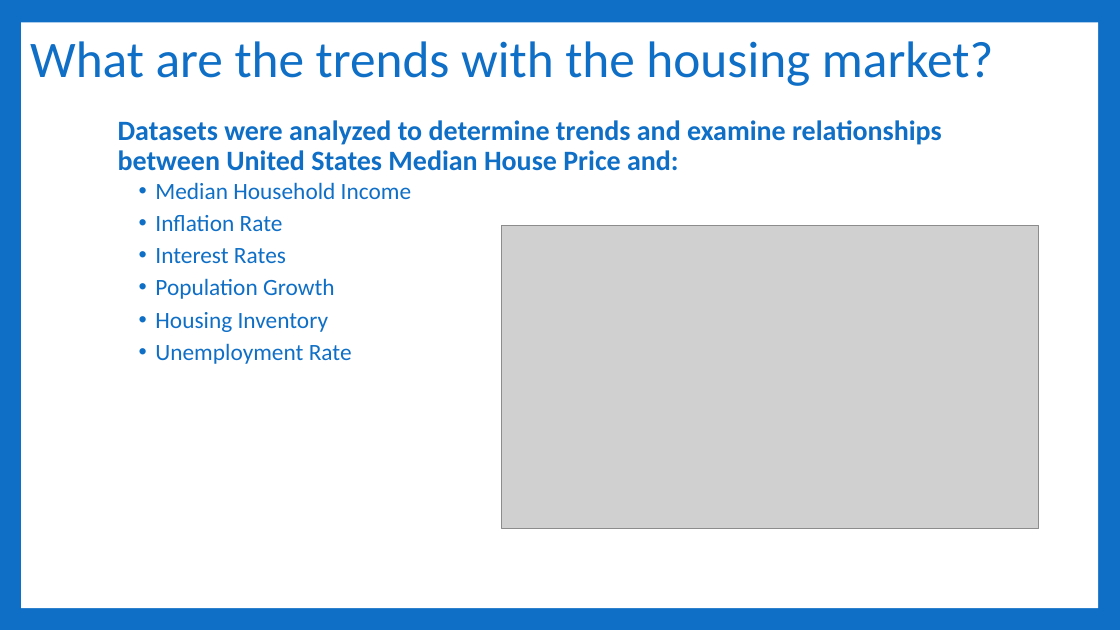
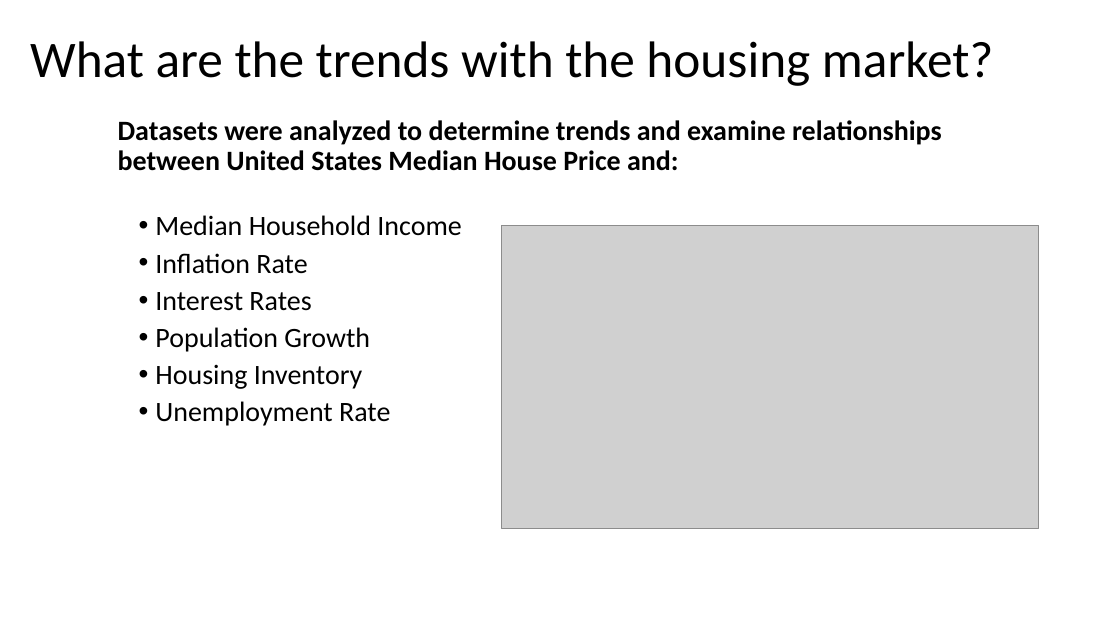
Before and after one commit to Sethdcarter/group8_data_project_1, a slide deck: slide 2 of Presentation/Project-1_Group-8_Presentation-US_Housing_Market.pptx. Drawn at 1120x630 pixels with LibreOffice and Linux fonts; fonts in the diff are those of the drawing; grey boxes stand for pictures. Boxes give left, top, right and bottom in pixels: in the first picture for what was removed or moved away, otherwise in the second. Text is boxed around its words. In the diff, an @@ line names an element or a change of style, - is before the commit and + after.

```diff
--- a/Presentation/Project-1_Group-8_Presentation-US_Housing_Market.pptx
+++ b/Presentation/Project-1_Group-8_Presentation-US_Housing_Market.pptx
@@ background #0F6FC6 to #FFFFFF @@
@@ rectangle removed at [21,23,1098,608] @@
@@ title "What are the trends with ..." at [30,41,993,86]: text colour #0F6FC6 to #000000 @@
@@ text "Datasets were analyzed to determine ..." at [118,120,942,426]: text colour #0F6FC6 to #000000; size 20 to 24 pt in "Median Household Income", "Inflation Rate", "Interest Rates", "Population Growth" and 2 more places @@
```
Also in this commit, not shown: 5 other slides changed, 4 slides added, 1 slide removed.
